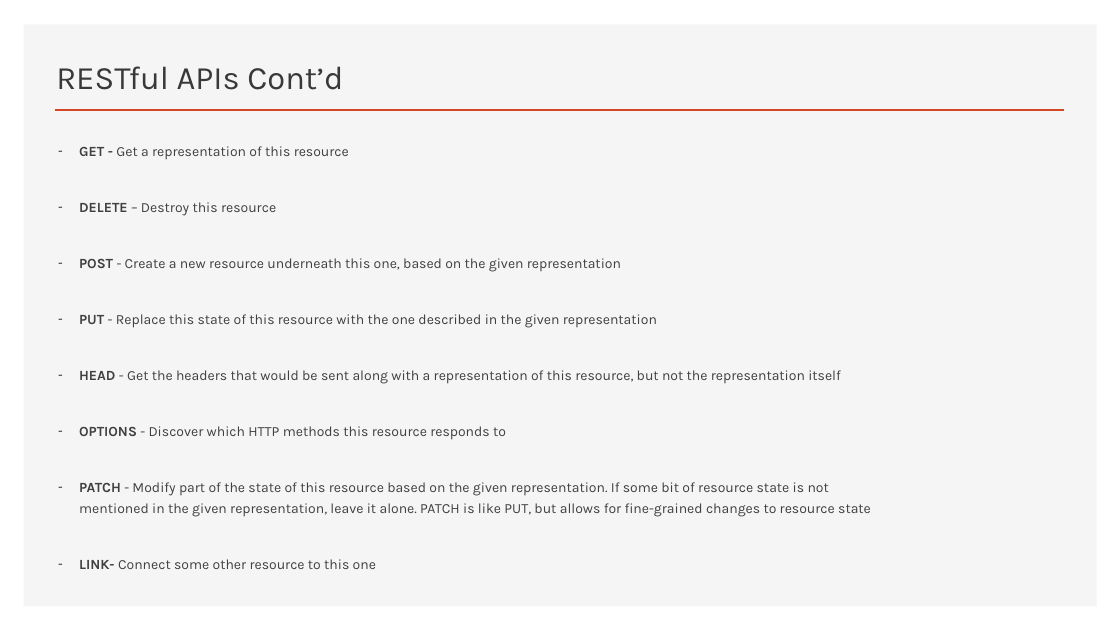
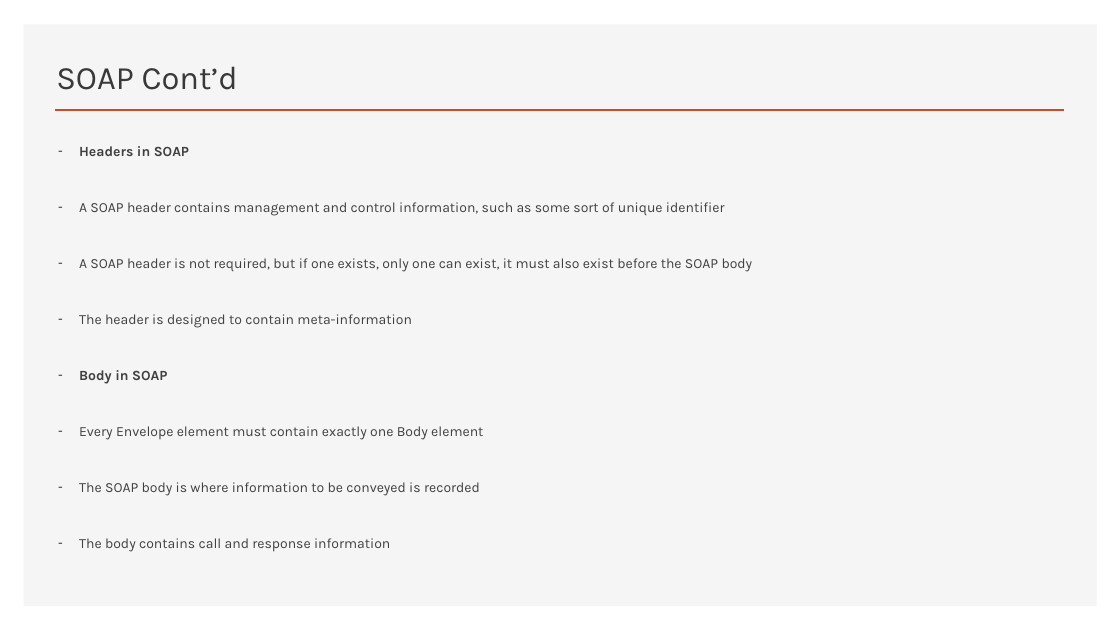
Before and after one commit to erniephillips/erniephillips.github.io, a slide deck: slide 4 of restful-api-presentations/phillips-presentation-week-3.pptx. Drawn at 1120x630 pixels with LibreOffice and Linux fonts; fonts in the diff are those of the drawing. Boxes give left, top, right and bottom in pixels: in the first picture for what was removed or moved away, otherwise in the second. Text is boxed around its words. In the diff, an @@ line names an element or a change of style, - is before the commit and + after.

```diff
--- a/restful-api-presentations/phillips-presentation-week-3.pptx
+++ b/restful-api-presentations/phillips-presentation-week-3.pptx
@@ title at (x1=56, y1=66, x2=238, y2=90): text changed @@
-RESTful APIs Cont’d
+SOAP Cont’d
@@ text at (x1=79, y1=146, x2=753, y2=552): text changed @@
-– GET - Get a representation of this resource
-– DELETE – Destroy this resource
-– POST - Create a new resource underneath this one, based on the given representation
-– PUT - Replace this state of this resource with the one described in the given representation
-– HEAD - Get the headers that would be sent along with a representation of this resource, but not the representation itself
-– OPTIONS - Discover which HTTP methods this resource responds to
-– PATCH - Modify part of the state of this resource based on the given representation. If some bit of resource state is not mentioned in the given representation, leave it alone. PATCH is like PUT, but allows for fine-grained changes to resource state
-– LINK- Connect some other resource to this one
+– Headers in SOAP
+– A SOAP header contains management and control information, such as some sort of unique identifier
+– A SOAP header is not required, but if one exists, only one can exist, it must also exist before the SOAP body
+– The header is designed to contain meta-information
+– Body in SOAP
+– Every Envelope element must contain exactly one Body element
+– The SOAP body is where information to be conveyed is recorded
+– The body contains call and response information
```
Also in this commit, not shown: 5 other slides changed, 3 slides added, 3 slides removed.
